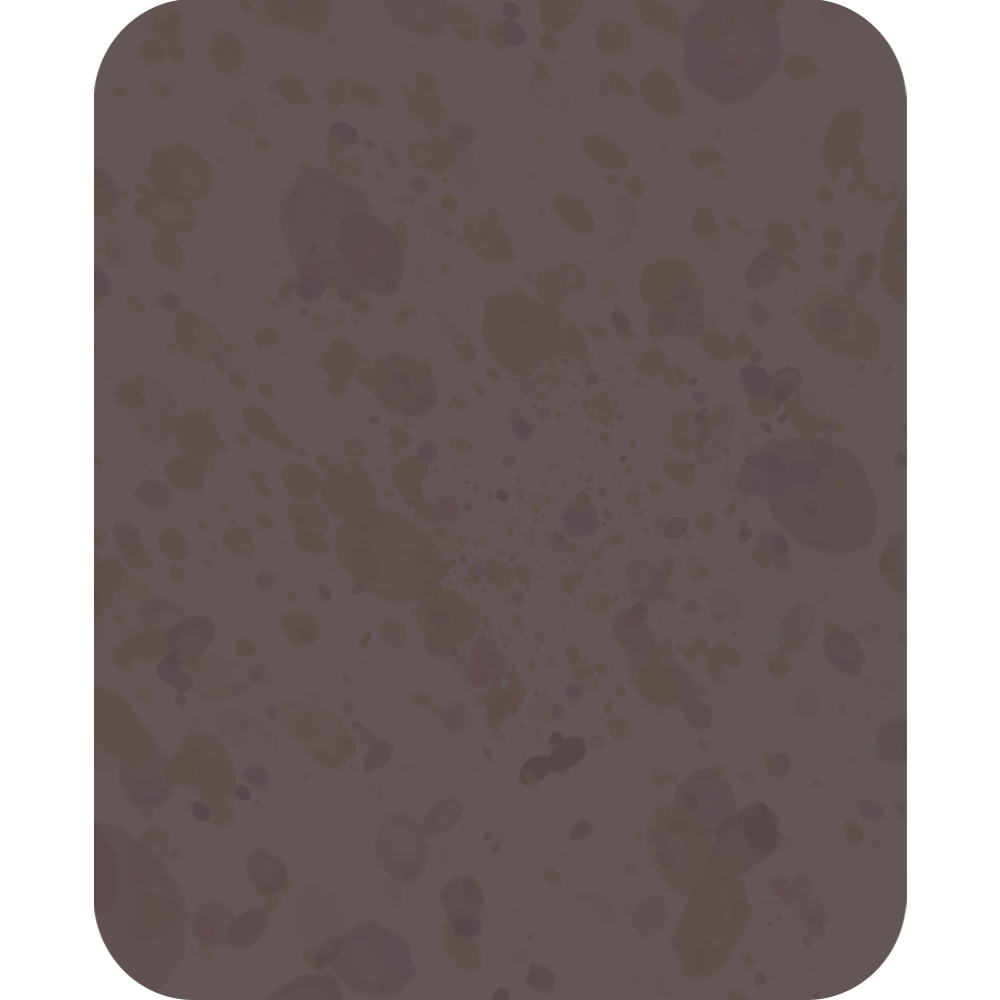
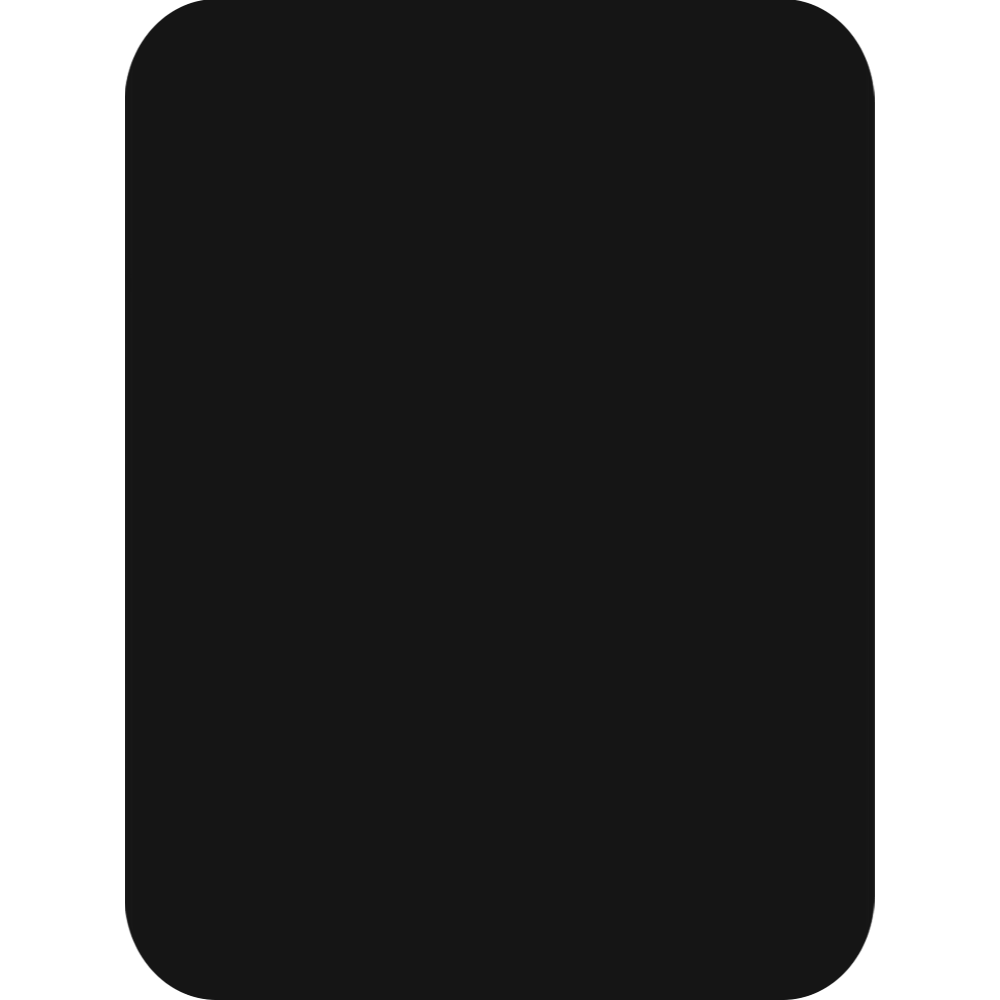
The second w=1000, h=1000 image is a revision of the first. Changes to its layers:
removed layer "OG copy" over [94, 0, 907, 1000]
added layer "light (currnet)" above "dark narrow" over [125, 0, 875, 1000]
